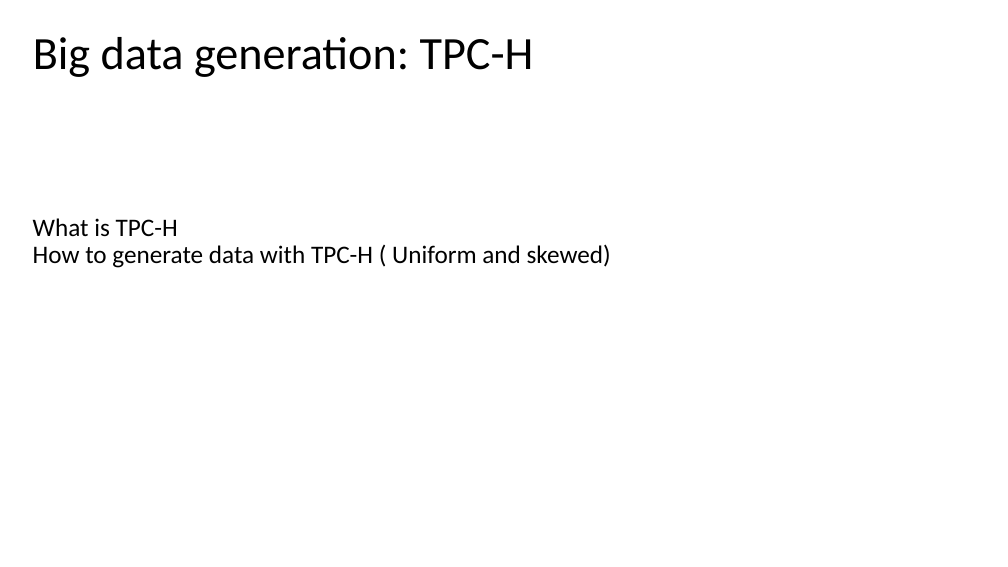
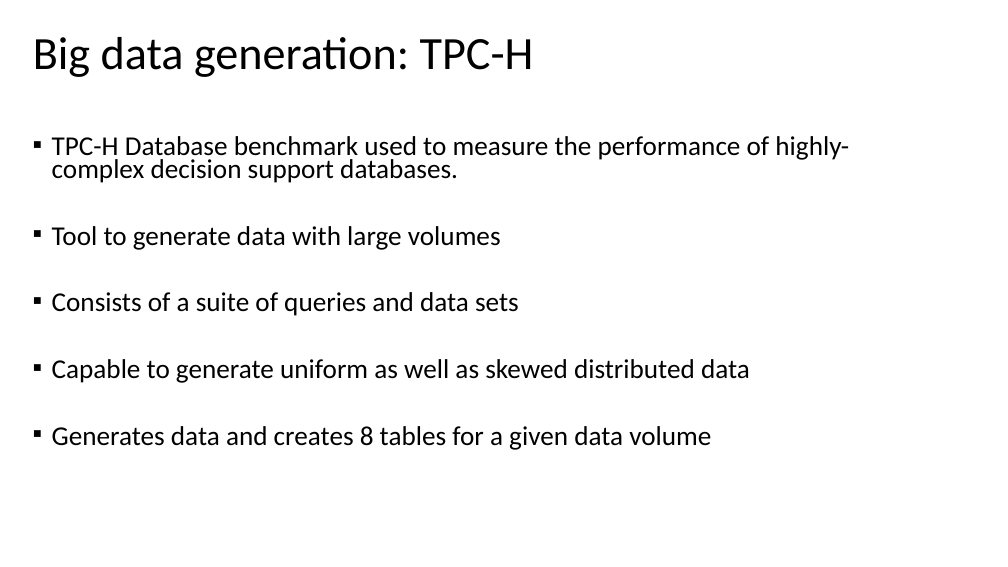
Before and after one commit to gprasad09/Apache-Spark-Cluster-Project, a slide deck: slide 17 of misc/ProjectReports-In progress/TermProject.pptx. Drawn at 1008x567 pixels with LibreOffice and Linux fonts; fonts in the diff are those of the drawing. Boxes give left, top, right and bottom in pixels: in the first picture for what was removed or moved away, otherwise in the second. Text is boxed around its words. In the diff, an @@ line names an element or a change of style, - is before the commit and + after.

```diff
--- a/misc/ProjectReports-In progress/TermProject.pptx
+++ b/misc/ProjectReports-In progress/TermProject.pptx
@@ text "TPC-H Database benchmark used to ..." at box(52, 136, 849, 450): vertical alignment middle to top @@
@@ text at box(52, 136, 849, 450): text changed; size 24 to 25.9 pt @@
-What is TPC-H
-How to generate data with TPC-H ( Uniform and skewed)
+▪ TPC-H Database benchmark used to measure the performance of highly-complex decision support databases.
+▪ Tool to generate data with large volumes
+▪ Consists of a suite of queries and data sets
+▪ Capable to generate uniform as well as skewed distributed data
+▪ Generates data and creates 8 tables for a given data volume
```
Also in this commit, not shown: 8 other slides changed.
